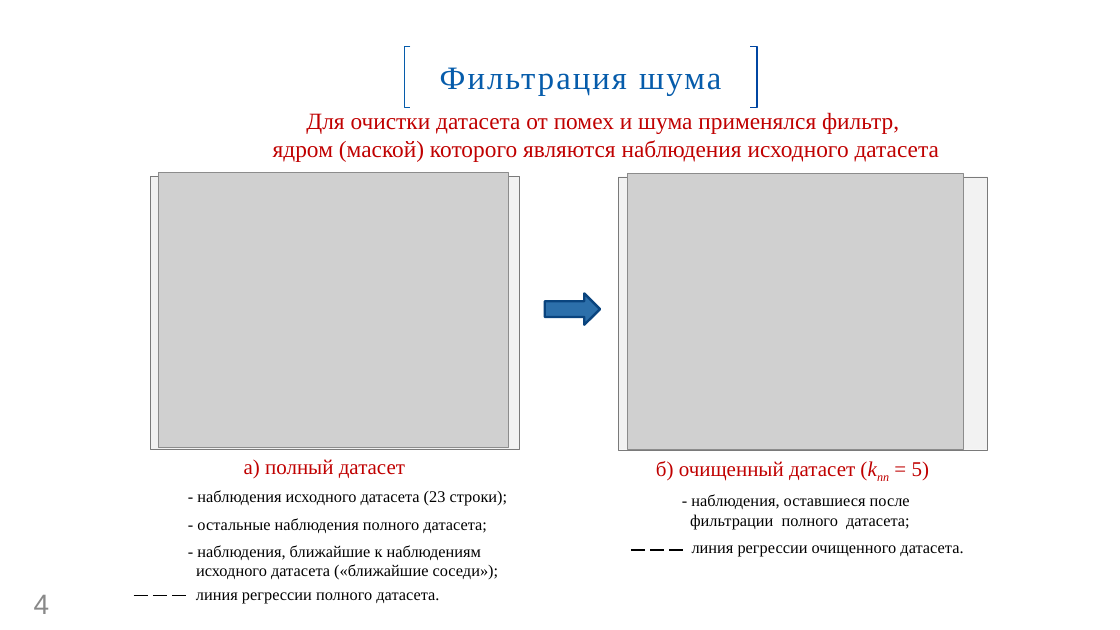
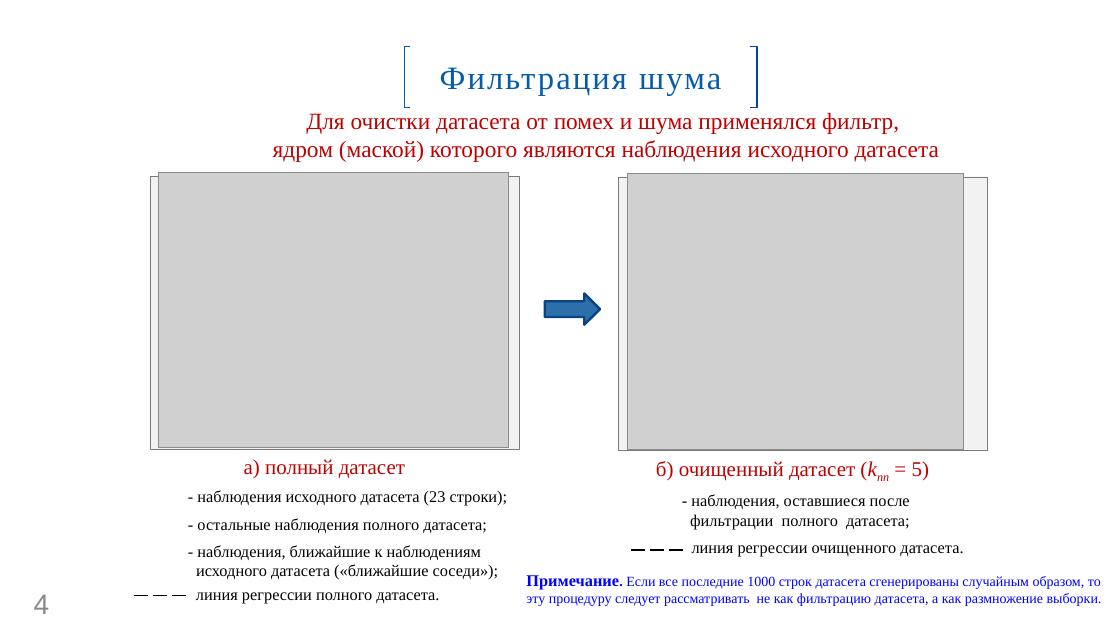
Before and after one commit to GorshkovAndrey/BMSTU, a slide deck: slide 4 of Для защиты ВКР/Презентация ВКР. Горшков А. В..pptx. Drawn at 1120x630 pixels with LibreOffice and Linux fonts; fonts in the diff are those of the drawing; grey boxes stand for pictures; background and template pictures are left out. Boxes give left, top, right and bottom in pixels: in the first picture for what was removed or moved away, otherwise in the second. Text is boxed around its words. In the diff, an @@ line names an element or a change of style, - is before the commit and + after.

```diff
--- a/Для защиты ВКР/Презентация ВКР. Горшков А. В..pptx
+++ b/Для защиты ВКР/Презентация ВКР. Горшков А. В..pptx
@@ text added at (x1=526, y1=575, x2=1102, y2=606), 12 pt, text #0000FF @@
+Примечание. Если все последние 1000 строк датасета сгенерированы случайным образом, то
+эту процедуру следует рассматривать не как фильтрацию датасета, а как размножение выборки.
```
